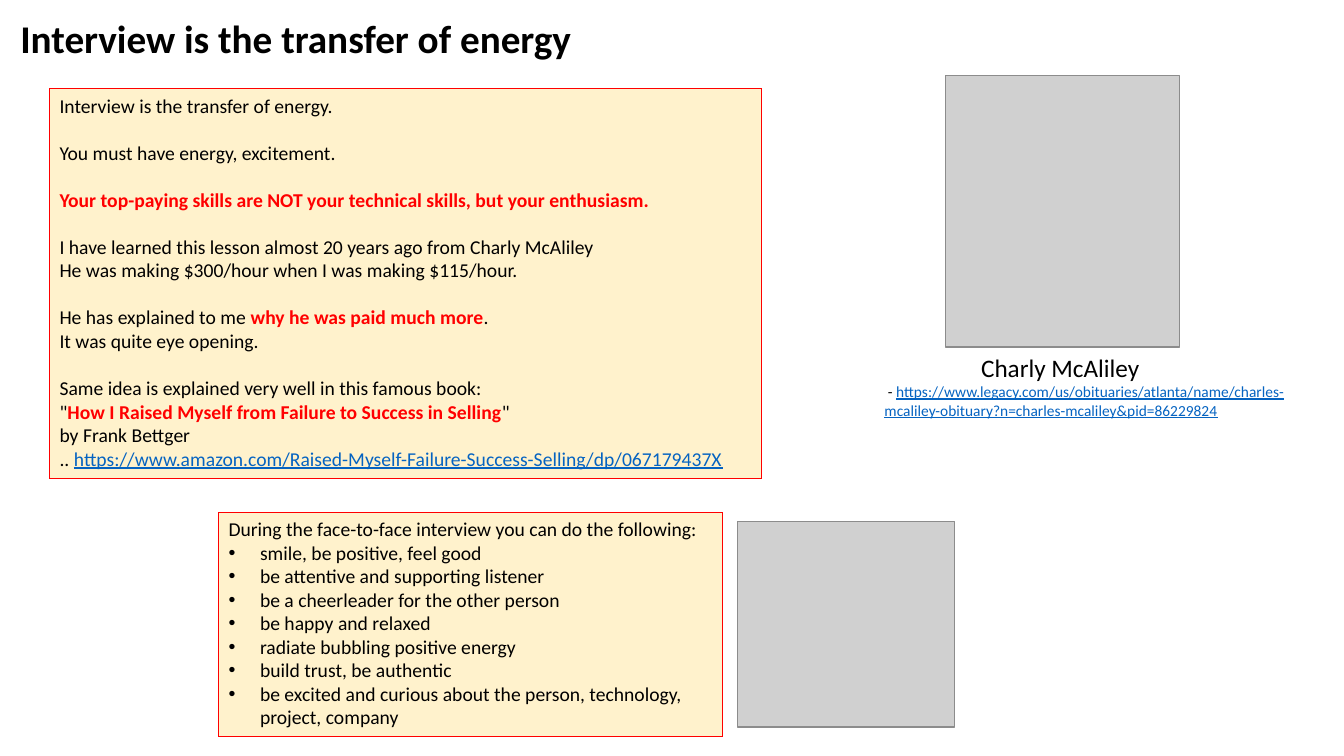
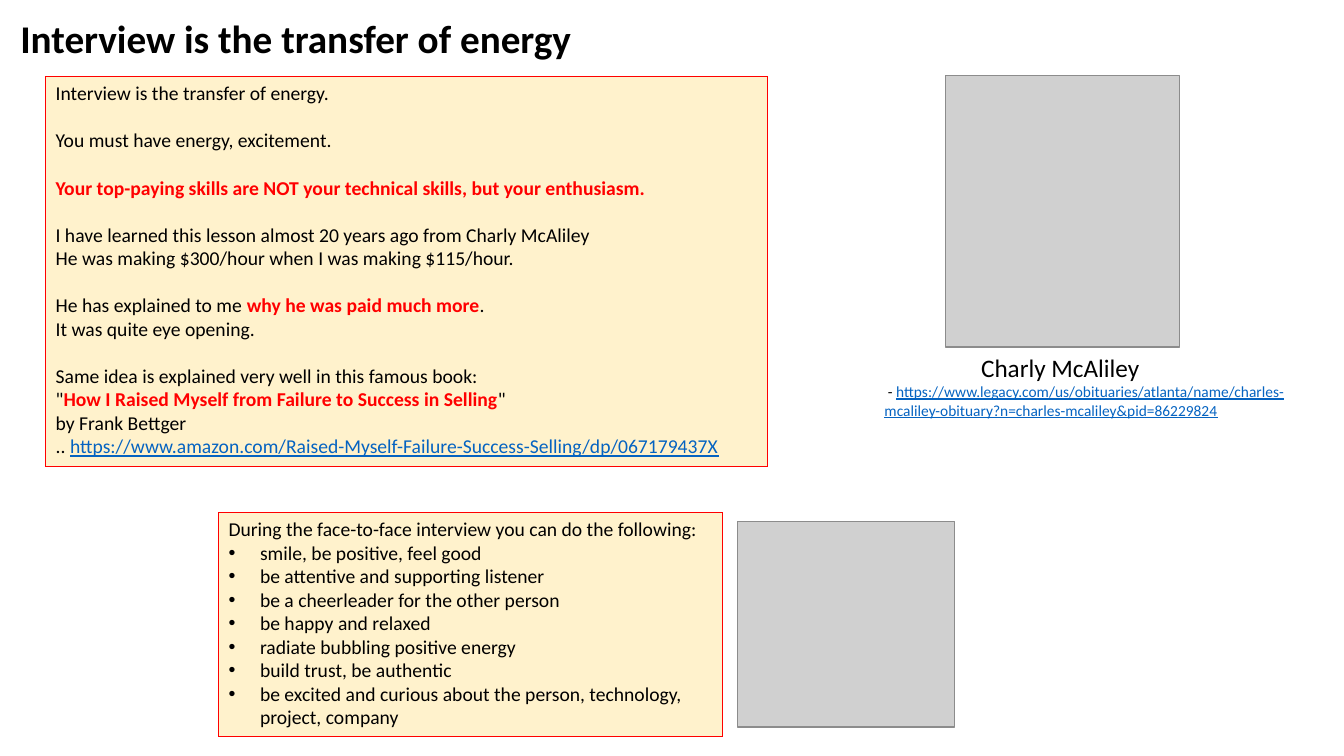
Before and after one commit to lselector/marketing, a slide deck: slide 9 of Job_Searching.pptx (slide 7 before the commit). Drawn at 1344x756 pixels with LibreOffice and Linux fonts; fonts in the diff are those of the drawing; grey boxes stand for pictures. Boxes give left, top, right and bottom in pixels: in the first picture for what was removed or moved away, otherwise in the second. Text is boxed around its words. In the diff, an @@ line names an element or a change of style, - is before the commit and + after.

```diff
--- a/Job_Searching.pptx
+++ b/Job_Searching.pptx
@@ rectangle "Interview is the transfer of ...": place and size @@
-rectangle "Interview is the transfer of ..." at <box>49,89,762,479</box>
+rectangle "Interview is the transfer of ..." at <box>45,77,767,467</box>
```
Also in this commit, not shown: 4 other slides changed, 3 slides added.
